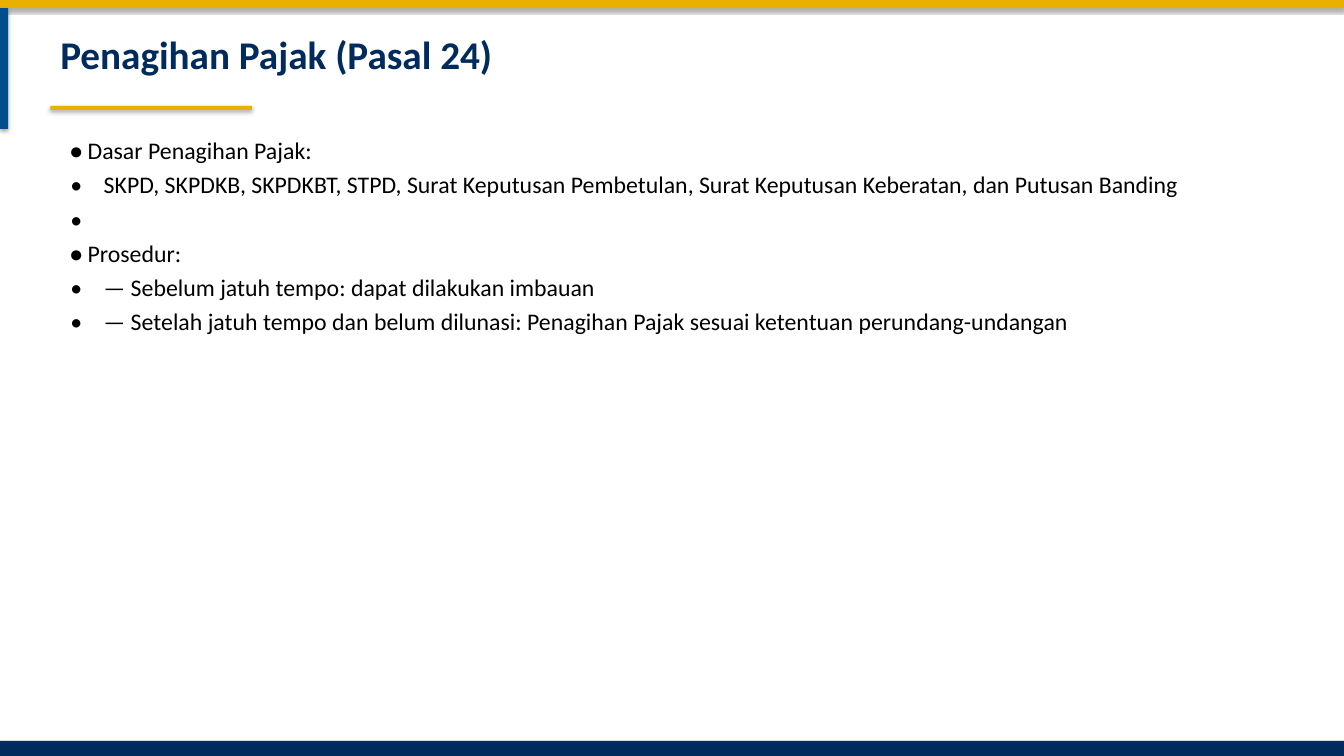
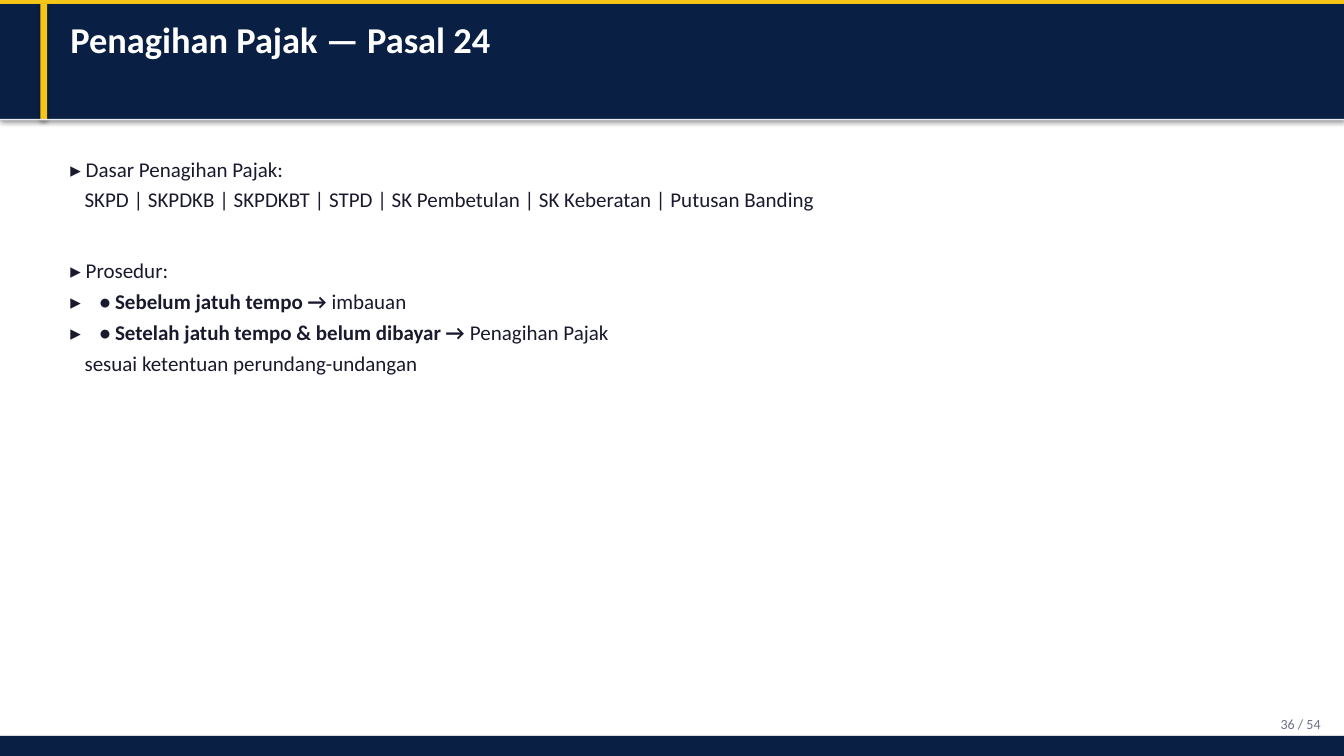
Before and after one commit to rahadiana/coba_ppt, a slide deck: slide 36 of Perwal_Bekasi_51_2024_Pajak_Reklame.pptx (slide 38 before the commit). Drawn at 1344x756 pixels with LibreOffice and Linux fonts; fonts in the diff are those of the drawing. Boxes give left, top, right and bottom in pixels: in the first picture for what was removed or moved away, otherwise in the second. Text is boxed around its words. In the diff, an @@ line names an element or a change of style, - is before the commit and + after.

Commit message:
feat: premium redesign PPT with cards, tables, and modern layout

```diff
--- a/Perwal_Bekasi_51_2024_Pajak_Reklame.pptx
+++ b/Perwal_Bekasi_51_2024_Pajak_Reklame.pptx
@@ rectangle resized from (x1=0, y1=0, x2=1344, y2=8) to (x1=0, y1=0, x2=1344, y2=4) @@
@@ rectangle at (x1=0, y1=0, x2=1344, y2=4): fill #E8B000 to #F5C518 @@
@@ rectangle added at (x1=0, y1=4, x2=1344, y2=120), fill #0A1F44 @@
@@ rectangle resized from (x1=0, y1=8, x2=8, y2=129) to (x1=40, y1=4, x2=47, y2=120) @@
@@ rectangle at (x1=40, y1=4, x2=47, y2=120): fill #004E8C to #F5C518 @@
@@ text at (x1=70, y1=27, x2=490, y2=59): text changed; size 28 to 26 pt; text colour #002B5C to #FFFFFF @@
-Penagihan Pajak (Pasal 24)
+Penagihan Pajak — Pasal 24
@@ rectangle added at (x1=0, y1=119, x2=1344, y2=120), fill #E8ECF1 @@
@@ rectangle removed at (x1=50, y1=106, x2=252, y2=110) @@
@@ text at (x1=85, y1=162, x2=813, y2=375): text changed; size 17 to 15 pt; text colour #000000 to #1A1A2E @@
-• Dasar Penagihan Pajak:
-• SKPD, SKPDKB, SKPDKBT, STPD, Surat Keputusan Pembetulan, Surat Keputusan Keberatan, dan Putusan Banding
-•
-• Prosedur:
-• — Sebelum jatuh tempo: dapat dilakukan imbauan
-• — Setelah jatuh tempo dan belum dilunasi: Penagihan Pajak sesuai ketentuan perundang-undangan
+▸ Dasar Penagihan Pajak:
+SKPD | SKPDKB | SKPDKBT | STPD | SK Pembetulan | SK Keberatan | Putusan Banding
+▸ Prosedur:
+▸ • Sebelum jatuh tempo → imbauan
+▸ • Setelah jatuh tempo & belum dibayar → Penagihan Pajak
+sesuai ketentuan perundang-undangan
@@ text added at (x1=1281, y1=719, x2=1320, y2=729), 10 pt, text #6B7288 @@
+36 / 54
@@ rectangle resized from (x1=0, y1=741, x2=1344, y2=756) to (x1=0, y1=736, x2=1344, y2=756) @@
@@ rectangle at (x1=0, y1=736, x2=1344, y2=756): fill #002B5C to #0A1F44 @@
```
Also in this commit, not shown: 41 other slides changed, 10 slides added, 12 slides removed, 1 other file.
